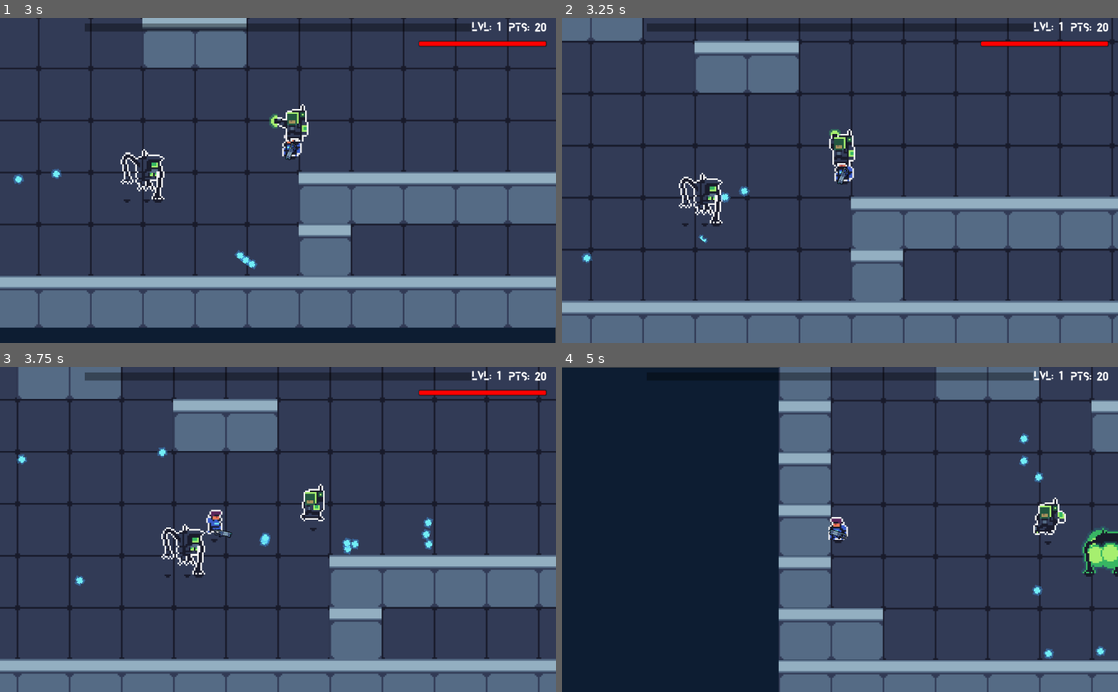
Above: before the commit, frames 1-4 (two rows, left to right).
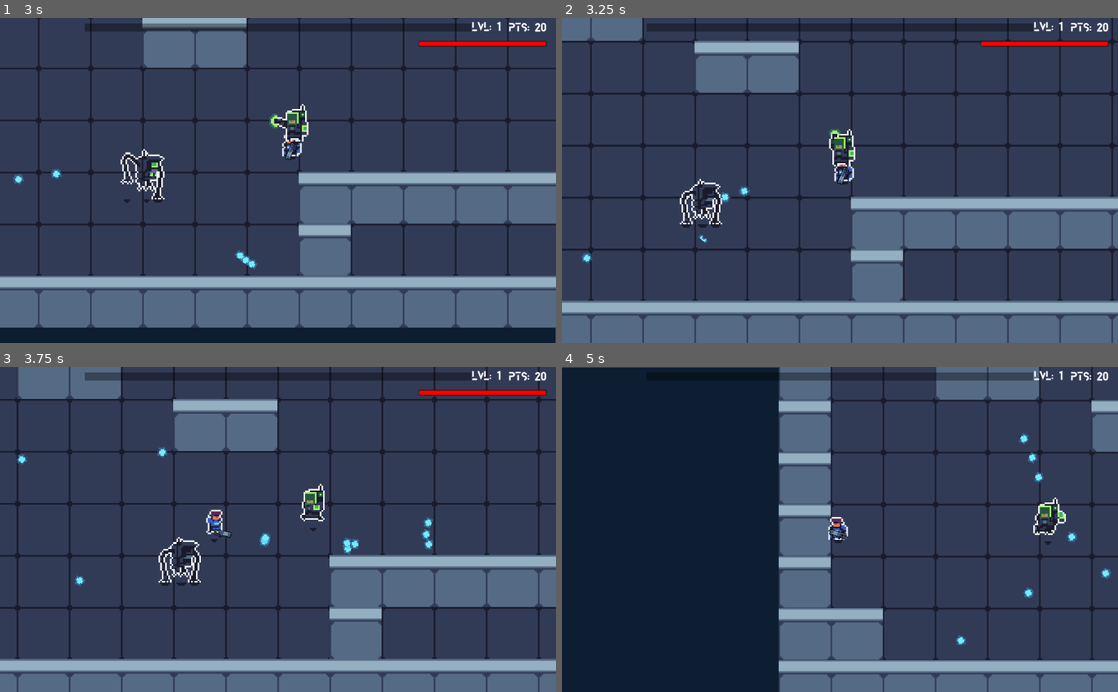
Above: after the commit, the same moments.

Repository: Manteater/H446_NEA
Game: Godot game, scene res://Source/Levels/WorldTemplate.tscn
The game is run twice, just before and just after one commit, with the same random seed, the same clock (stepped at 60 frames per second) and the same inputs. This scene is started directly instead of the project's main scene. The engine's default icon, where the game draws it, is replaced by a stand-in: a white triangle on a blue panel in a dark square.
Inputs (mouse positions are in pixels of both pictures, inside the frame that each line leads up to):
- Up to frame 1 (3 s): tap Enter at 0.5 s; move the mouse to (400, 164) at 0.52 s; press the mouse at (400, 164) at 0.53 s; hold D (move_right) 0.53-1.28 s; move the mouse to (166, 196) at 1.27 s; release the mouse at (166, 196) at 1.28 s; hold S (move_down) 1.28-2.03 s; tap E (Interact) at 1.35 s; click (166, 196) at 1.55 s; move the mouse to (333, 109) at 2.02 s; hold D (move_right) 2.03-2.78 s; hold Right mouse button (dash) 2.03-2.78 s; click (333, 109) at 2.3 s; move the mouse to (250, 245) at 2.77 s; hold W (move_up) from 2.78 s (still down); click (250, 245) at 2.85 s
- Up to frame 2 (3.25 s): keep holding W (move_up)
- Up to frame 3 (3.75 s): move the mouse to (444, 578) at 3.52 s; release W (move_up) at 3.53 s; press the mouse at (444, 578) at 3.53 s; hold A (move_left) from 3.53 s (still down)
- Up to frame 4 (5 s): keep holding A (move_left); move the mouse to (673, 480) at 4.27 s; release the mouse at (673, 480) at 4.28 s; tap E (Interact) at 4.35 s; click (673, 480) at 4.55 s

Frame 1 is identical in both runs. In frame 2, 0.7% of the frame differs, in the area x 21-29%, y 47-65%; in frame 3, 0.9%; in frame 4, 1.1%, in the area x 70-100%, y 26-90%.

Commit message:
tweaked the enemies

Diff:
--- a/Source/Actors/Actor.gd
+++ b/Source/Actors/Actor.gd
@@ -1,12 +1,48 @@
 extends KinematicBody2D
 class_name Actor
 
-export var health : int = 100
-export var speed : int = 200
-var dead = false
+#properies
+export var health : int = 0#healthof enemy
+export var speed : int = 0#speed of enemy
+export var damage := 0#damage enmy applies when attackingplayer
+export var experienceDropped := 0#the experience the player gains when killing enemy
+export var moneyDropped := 0#theamount of money the enemy drops on death
+
+#bools
+var dead = false#tracks whether the enmy is dead or not
+var playerSpotted = false#determines wether the player is in sight
+
+#nodes
+onready var animPlayer : AnimationPlayer#the animation player to play the animations
+var los : RayCast2D#the line thats tracks the player
+var agent : NavigationAgent2D#the node that controls the navigation
+
+#other
+var player = null#the player
+var collider = null#the collsiondetection of the line of sight
+var velocity := Vector2.ZERO#the direction the enemy is moving
+
+
+func _ready():
+	player = get_tree().get_nodes_in_group("Player")[0]#gives the player node a value
 
 func applyDamage(amount):
-	print(health)
-	health-=amount
+	health-=amount#reduces health by the damage
 	if health < 0:
-		dead = true
+		dead = true#the enemy dies when health drops below 0
+
+
+func die():
+	animPlayer.play("Death")#the death animation calls the queue_free() function and delets the node
+
+func checkPlayer():
+	los.look_at(player.global_position)
+	collider = los.get_collider() #collidr is the hitbox of the raycast
+	if collider and collider.is_in_group("Player"):#if the line of sight is inside of the player
+		playerSpotted = true
+	else:
+		playerSpotted = false
+
+func updatePathfinding():
+	if playerSpotted:			#only sets a path when the player is spotted
+		agent.set_target_location(player.global_position)	#sets target location of the path
--- a/Source/Actors/Drone.gd
+++ b/Source/Actors/Drone.gd
@@ -1,59 +1,53 @@
 extends Actor
+
 #exported variables
-#this defines the speed of the drone when it is chasing the player
 export var patrolSpeed = 150#this defines the speed of the drone when it is patrolling
-export var playerPath := NodePath() #gives access to the player node if it is in the same tree
 
 #nodes
-onready var animPlayer = $AnimationPlayer#access to animation player
-onready var lineOfSight = $lineOfSight#access to the RayCast2D
-onready var agent = $NavigationAgent2D#access to the navigation
 onready var pathTimer = $pathTimer#timer to update the pathfinding
-onready var player := get_node(playerPath)
 onready var bullet = preload("res://Source/Weapons/droneBullet.tscn")
 
 #bools
 var patrolling = true#this is the state that the drone spawns in at
-var playerSpotted = false#determines wether the player is in sight
 var playerInRange = false#determines if the player is in range to shoot at
 var collided = false#is used to detect when the drone has collided with a wall
 var canShoot = false#determines if the drone can shoot at the player or not
 
 #weapons
 var projectiles = []#stores all of the drones projectiles
-export var damage = 20#the damage that the drones' bullets do
 
 #other
-var velocity := Vector2.ZERO
-var collider = null
 var rng = RandomNumberGenerator.new() #used to make random numbers
 var patrolDirection = null
 
 
 func _ready():
-		pathTimer.connect("timeout",self,"updatePathfinding")#calls the updatepathfinding function everytime the timer timesout
-		rng.randomize()#resets the seed for the randomizer - else it would keep spitting out the same number as it is only pseudo random
-		patrolDirection = rng.randi_range(1,2)#1 and 2 refer to x or y direction for patrolling
+	agent = $NavigationAgent2D#access to the navigation
+	los = $lineOfSight#access to the RayCast2D
+	animPlayer = $AnimationPlayer#access to animation player
+	pathTimer.connect("timeout",self,"updatePathfinding")#calls the updatepathfinding function everytime the timer timesout
+	rng.randomize()#resets the seed for the randomizer - else it would keep spitting out the same number as it is only pseudo random
+	patrolDirection = rng.randi_range(1,2)#1 and 2 refer to x or y direction for patrolling
 
 func _physics_process(delta):
-	if is_instance_valid(player):
-		checkPlayer()#checks if the player is in sight
-		if playerSpotted:
-			patrolling = false
-			updatePathfinding()#sets the target location of the path as the player
-		if not patrolling:#if the drone has seen the player at least once
-			if playerInRange:
-				animPlayer.play("shootLeft")#the shootLeft animation calls the shoot function at the end so this just means the drone shoots#
-			else:
-				animate()#animates the drone as per usual
-				move(delta)#the drone moves toward the player
-	if patrolling:
-		patrol(patrolDirection)#if the drone should be patrolling the procecdure is called
-		animate()#plays the drones animations
-
-
-
-	controlBullets(delta)
+	if not dead:
+		if is_instance_valid(player):
+			checkPlayer()#checks if the player is in sight
+			if playerSpotted:
+				patrolling = false
+				updatePathfinding()#sets the target location of the path as the player
+			if not patrolling:#if the drone has seen the player at least once
+				if playerInRange:
+					animPlayer.play("shootLeft")#the shootLeft animation calls the shoot function at the end so this just means the drone shoots#
+				else:
+					animate()#animates the drone as per usual
+					move(delta)#the drone moves toward the player
+		if patrolling:
+			patrol(patrolDirection)#if the drone should be patrolling the procecdure is called
+			animate()#plays the drones animations
+		controlBullets(delta)
+	else:
+		die()
 
 func move(delta):
 	if agent.is_navigation_finished():#if the navigation is completed it cancels the function
@@ -87,22 +81,13 @@
 	else:#if the drone isnt moving then it plays the idle animation
 		animPlayer.play("idle")
 
-func updatePathfinding():
-	if playerSpotted:#only sets a path when the player is spotted
-		agent.set_target_location(player.global_position)#sets target location of the path
 
-func checkPlayer():
-	lineOfSight.look_at(player.global_position)#the raycast looks at the players position
-	collider = lineOfSight.get_collider() #collider is the hitbox of the raycast
-	if collider and collider.is_in_group("Player"):#if the line of sight is inside of the player
-		playerSpotted = true
-	else:
-		playerSpotted = false
+
 
 func shoot():
 	var velocity = Vector2.ZERO#the velocity of the bullet
 	var projectile = bullet.instance()#a new instance of the drone bullet is created
-	projectile.rotation = lineOfSight.rotation# the line of sight tracks the player so the bullets rotation can be simply set to this
+	projectile.rotation = los.rotation# the line of sight tracks the player so the bullets rotation can be simply set to this
 	projectile.add_collision_exception_with(get_parent())#prevents the bullet from colliding with the parent
 	projectile.global_position = global_position#bullet position is set to the same position as the drone
 	get_node("/root").add_child(projectile)#the bullet is set as the child of the root node
--- a/Source/Actors/Drone.tscn
+++ b/Source/Actors/Drone.tscn
@@ -1,10 +1,10 @@
-[gd_scene load_steps=14 format=2]
+[gd_scene load_steps=13 format=2]
 
 [ext_resource path="res://Assets/Tech Dungeon/Enemies/enemies x3.png" type="Texture" id=1]
 [ext_resource path="res://Source/Actors/Drone.gd" type="Script" id=2]
 
 [sub_resource type="Animation" id=1]
-resource_name = "dieLeft"
+resource_name = "Death"
 length = 0.9
 tracks/0/type = "value"
 tracks/0/path = NodePath("Sprite:frame")
@@ -29,34 +29,6 @@
 "transitions": PoolRealArray( 1 ),
 "update": 1,
 "values": [ true ]
-}
-
-[sub_resource type="Animation" id=2]
-resource_name = "dieRight"
-length = 0.9
-tracks/0/type = "value"
-tracks/0/path = NodePath("Sprite:frame")
-tracks/0/interp = 1
-tracks/0/loop_wrap = true
-tracks/0/imported = false
-tracks/0/enabled = true
-tracks/0/keys = {
-"times": PoolRealArray( 0, 0.1, 0.2, 0.3, 0.4, 0.5, 0.6, 0.7, 0.8 ),
-"transitions": PoolRealArray( 1, 1, 1, 1, 1, 1, 1, 1, 1 ),
-"update": 1,
-"values": [ 30, 31, 32, 33, 34, 35, 36, 37, 7 ]
-}
-tracks/1/type = "value"
-tracks/1/path = NodePath("Sprite:flip_h")
-tracks/1/interp = 1
-tracks/1/loop_wrap = true
-tracks/1/imported = false
-tracks/1/enabled = true
-tracks/1/keys = {
-"times": PoolRealArray( 0 ),
-"transitions": PoolRealArray( 1 ),
-"update": 1,
-"values": [ false ]
 }
 
 [sub_resource type="Animation" id=3]
@@ -268,11 +240,10 @@
 flip_h = true
 hframes = 10
 vframes = 16
-frame = 20
+frame = 7
 
 [node name="AnimationPlayer" type="AnimationPlayer" parent="."]
-anims/dieLeft = SubResource( 1 )
-anims/dieRight = SubResource( 2 )
+anims/Death = SubResource( 1 )
 anims/flyLeft = SubResource( 3 )
 anims/flyRight = SubResource( 4 )
 anims/idle = SubResource( 5 )
--- a/Source/Actors/RunnerGuy.gd
+++ b/Source/Actors/RunnerGuy.gd
@@ -1,38 +1,34 @@
 extends Actor
-export var playerPath := NodePath()#allows importing of the player scene
-onready var player := get_node(playerPath)
+
 #nodes
-onready var animPlayer = $AnimationPlayer#access to animation player
-onready var los = $lineOfSight#access to the RayCast2D
-onready var agent = $NavigationAgent2D#access to the navigation
 onready var pathTimer = $pathTimer#timer to update the pathfinding
 
 #properties
-var collider = null
-var velocity = Vector2.ZERO
 
 #bools
-var playerSpotted = false
-var attack = false
+var attack = false#this controls when the runnerGuy can play his attack animation
 
 func _ready():
+	agent = $NavigationAgent2D#access to the navigation
+	los = $lineOfSight#access to the RayCast2D
+	animPlayer = $AnimationPlayer#access to animation player
 	playerSpotted = false#by default player is not spotted
 	updatePathfinding()#sets up the pathfinding loop
 	pathTimer.connect("timeout",self,"updatePathfinding")#calls the updatepathfinding function everytime the timer timesout
 
 func _physics_process(delta):
-	if not dead:
-		if not attack:
+	if not dead:#when the runner is not dead he can do things
+		if not attack:#the runnerguy only plays running animations when he is not currrently attacking. this is so the animations dont override each other
 			animate()
-		if is_instance_valid(player):
-			checkPlayer()
+		if is_instance_valid(player):#checks if the player is a valid node to stop crashing
+			checkPlayer()#updates theline of sight
 		if playerSpotted:
-			updatePathfinding()
-			move(delta)
+			updatePathfinding()#pathfinds to the player
+			move(delta)#moves along the path
 		else:
-			velocity = Vector2.ZERO
+			velocity = Vector2.ZERO#doersnt move if no player is found
 	else:
-		die()
+		die()#delets the node and triggers any other events such as giving poitns or money
 
 
 func animate():
@@ -45,17 +41,7 @@
 		animPlayer.play("idle")
 
 
-func updatePathfinding():
-	if playerSpotted:			#only sets a path when the player is spotted
-		agent.set_target_location(player.global_position)	#sets target location of the path
 
-func checkPlayer():
-	los.look_at(player.global_position)
-	collider = los.get_collider() #collidr is the hitbox of the raycast
-	if collider and collider.is_in_group("Player"):#if the line of sight is inside of the player
-		playerSpotted = true
-	else:
-		playerSpotted = false
 
 func move(delta):
 	if agent.is_navigation_finished():#if the navigation is completed itg cancels the function
@@ -67,19 +53,15 @@
 	velocity = move_and_slide(velocity)#actually moves the stomper on the screen
 
 
-func die():
-	animPlayer.play("Death")#the death animation calls the queue_free() function and delets the node
-
-
 func _on_killArea_body_entered(body):
 	attack = true
 	while attack:
-		if player.global_position.x<global_position.x:
+		if player.global_position.x<global_position.x:#makes sure the attack animation is playing in the same direction as the player is in relation to the runner
 			animPlayer.play("shootLeft")
 		else:
 			animPlayer.play("shootRight")
-		yield(animPlayer,"animation_finished")
-		body.applyDamage(20)
+		yield(animPlayer,"animation_finished")#waits for the animation to end before applying the damage
+		body.applyDamage(20)#20 damage is applied to theplayer
 
 func _on_killArea_body_exited(body):
-	attack = false
+	attack = false# when the player exits the area the runner can no longer attack
--- a/Source/Actors/RunnerGuy.tscn
+++ b/Source/Actors/RunnerGuy.tscn
@@ -166,10 +166,9 @@
 [node name="EnemiesX3" type="Sprite" parent="."]
 position = Vector2( -2, -14 )
 texture = ExtResource( 1 )
-flip_h = true
 hframes = 10
 vframes = 16
-frame = 140
+frame = 120
 
 [node name="CollisionShape2D" type="CollisionShape2D" parent="."]
 position = Vector2( -3, 4 )
--- a/Source/Actors/Stomper.gd
+++ b/Source/Actors/Stomper.gd
@@ -1,25 +1,20 @@
 extends Actor
 #exports
 export var maxSpeed: int  = 150
-export var playerPath := NodePath()#allows importing of the player scene
 
 #Nodes
-onready var animPlayer = $AnimationPlayer #access to animation player
-onready var player := get_node(playerPath)
-onready var agent = $NavigationAgent2D# access to the navigation of the level
 onready var pathTimer = $pathTimer#access to timer to update pathfinding
-onready var los = $RayCast2D#acess to the Stompers line of sight
 
 #other
-var velocity := Vector2.ZERO
-var playerSpotted = false
-var collider = null
 var awoken = false
 var moved = false
 var attack = false
 
 
 func _ready():
+	los = $RayCast2D#acess to the Stompers line of sight
+	agent = $NavigationAgent2D#access to the navigation
+	animPlayer = $AnimationPlayer#access to animation player
 	playerSpotted = false#by default player is not spotted
 	updatePathfinding()#sets up the pathfinding loop
 	pathTimer.connect("timeout",self,"updatePathfinding")#calls the updatepathfinding function everytime the timer timesout
@@ -71,21 +66,9 @@
 		velocity = move_and_slide(velocity)#actually moves the stomper on the screen
 
 
-func updatePathfinding():
-	if playerSpotted:			#only sets a path when the player is spotted
-		agent.set_target_location(player.global_position)	#sets target location of the path
-
-func checkPlayer():
-	los.look_at(player.global_position)
-	collider = los.get_collider() #collidr is the hitbox of the raycast
-	if collider and collider.is_in_group("Player"):#if the line of sight is inside of the player
-		playerSpotted = true
-	else:
-		playerSpotted = false
 
 
-func die():
-	animPlayer.play("Death")#the death animation calls the queue_free() function and delets the node
+
 
 
 func _on_playerKiller_body_entered(body):
--- a/Source/Levels/WorldTemplate.tscn
+++ b/Source/Levels/WorldTemplate.tscn
@@ -90,15 +90,12 @@
 
 [node name="Drone" parent="Navigation2D/Enemies" instance=ExtResource( 4 )]
 position = Vector2( 343, 1613 )
-playerPath = NodePath("../../Player")
 
 [node name="Stomper" parent="Navigation2D/Enemies" instance=ExtResource( 1 )]
 position = Vector2( 561, 860 )
-playerPath = NodePath("../../Player")
 
 [node name="RunnerGuy" parent="Navigation2D/Enemies" instance=ExtResource( 5 )]
 position = Vector2( 1428, 672 )
-playerPath = NodePath("../../Player")
 
 [node name="Player" parent="Navigation2D" instance=ExtResource( 2 )]
 position = Vector2( 173, 200 )
